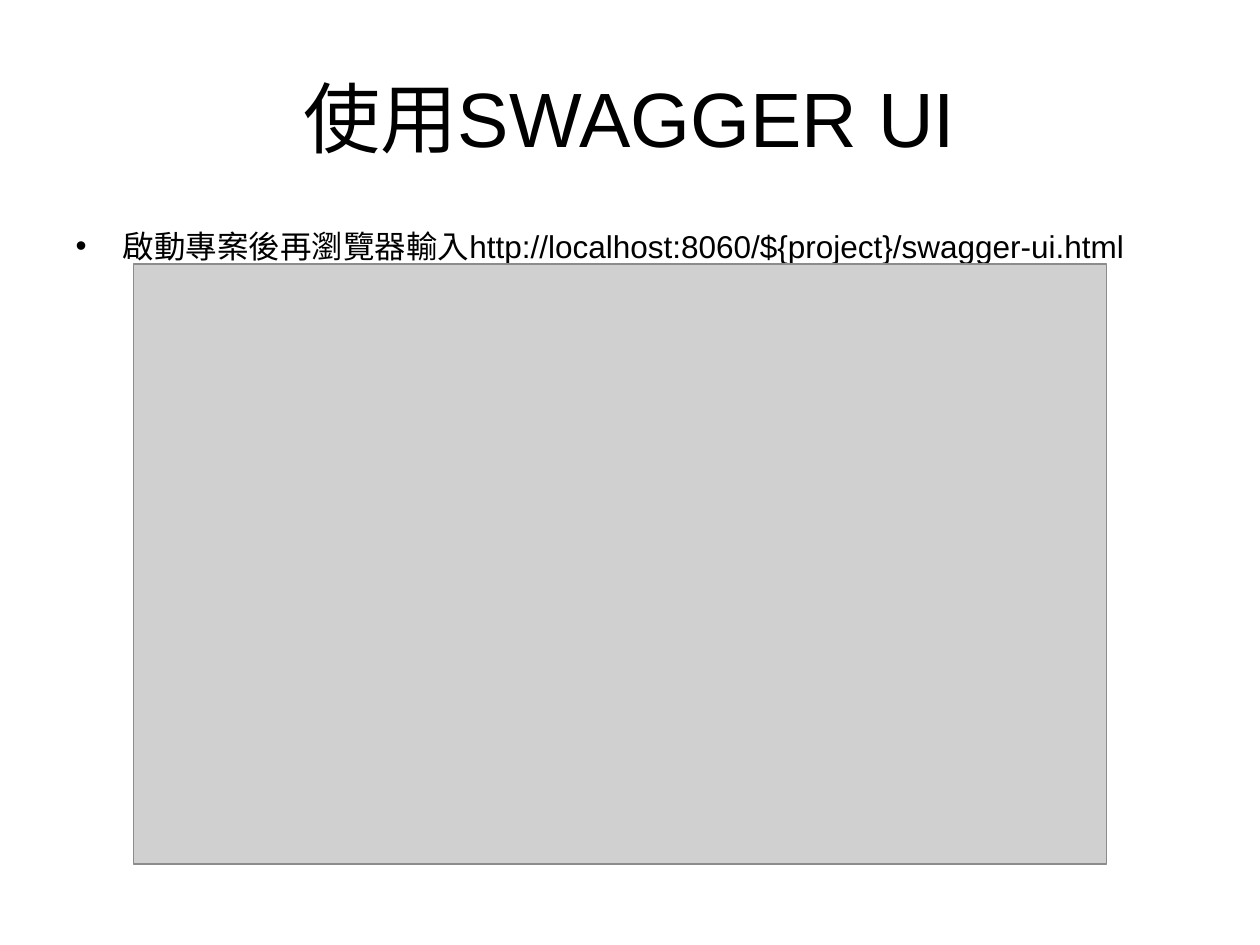
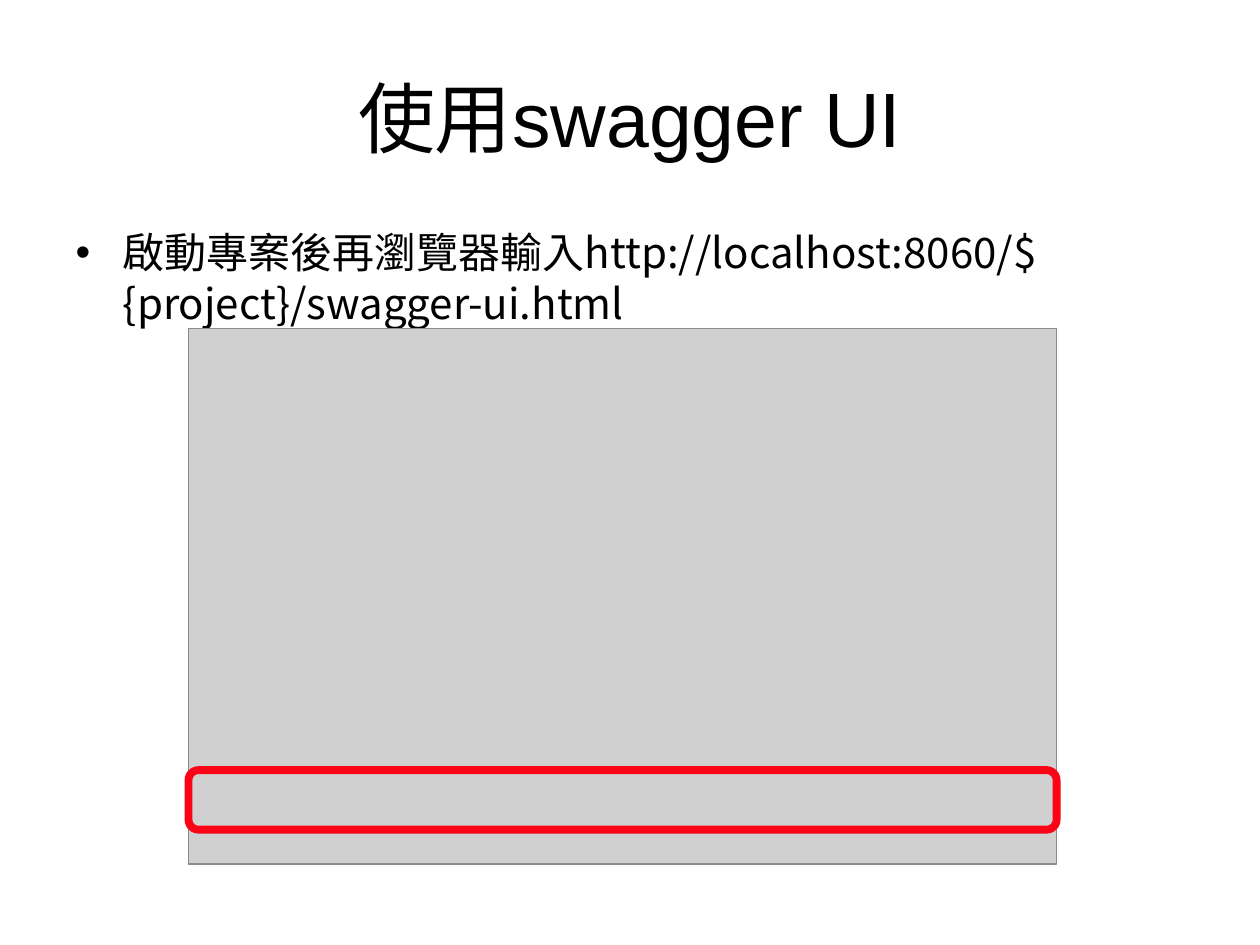
Before and after one commit to xyz90161/PPT, a slide deck: slide 9 of swagger_UI.pptx (slide 7 before the commit). Drawn at 1260x945 pixels with LibreOffice and Linux fonts; fonts in the diff are those of the drawing; grey boxes stand for pictures; background and template pictures are left out. Boxes give left, top, right and bottom in pixels: in the first picture for what was removed or moved away, otherwise in the second. Text is boxed around its words. In the diff, an @@ line names an element or a change of style, - is before the commit and + after.

Commit message:
swagger ui

```diff
--- a/swagger_UI.pptx
+++ b/swagger_UI.pptx
@@ title at <box>358,82,901,163</box>: text changed @@
-使用SWAGGER UI
+使用swagger UI
@@ text "啟動專案後再瀏覽器輸入http://localhost:8060/${project}/swagger-ui.html" at <box>123,232,1037,329</box>: size 18 to 24 pt, font Arial to Noto Sans CJK SC; more space between paragraphs @@
@@ picture: place and size @@
-picture at <box>134,265,1106,864</box>
+picture at <box>189,329,1057,864</box>
@@ rounded rectangle added at <box>189,770,1057,829</box>, outline #FA0416 4.5 pt @@
```
Also in this commit, not shown: 9 other slides changed, 3 slides added.
